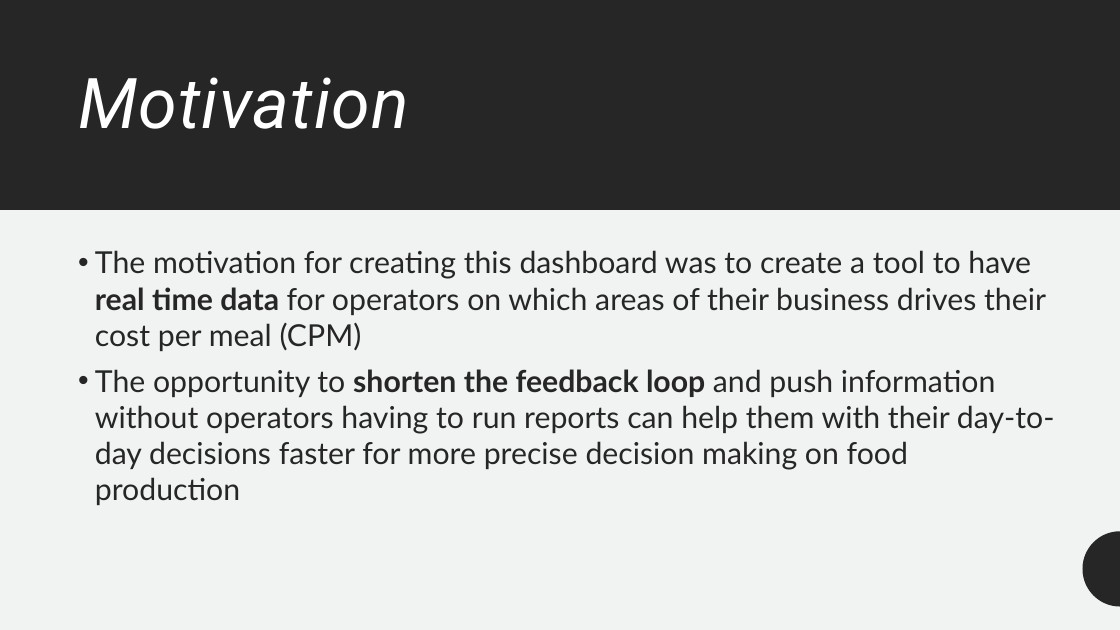
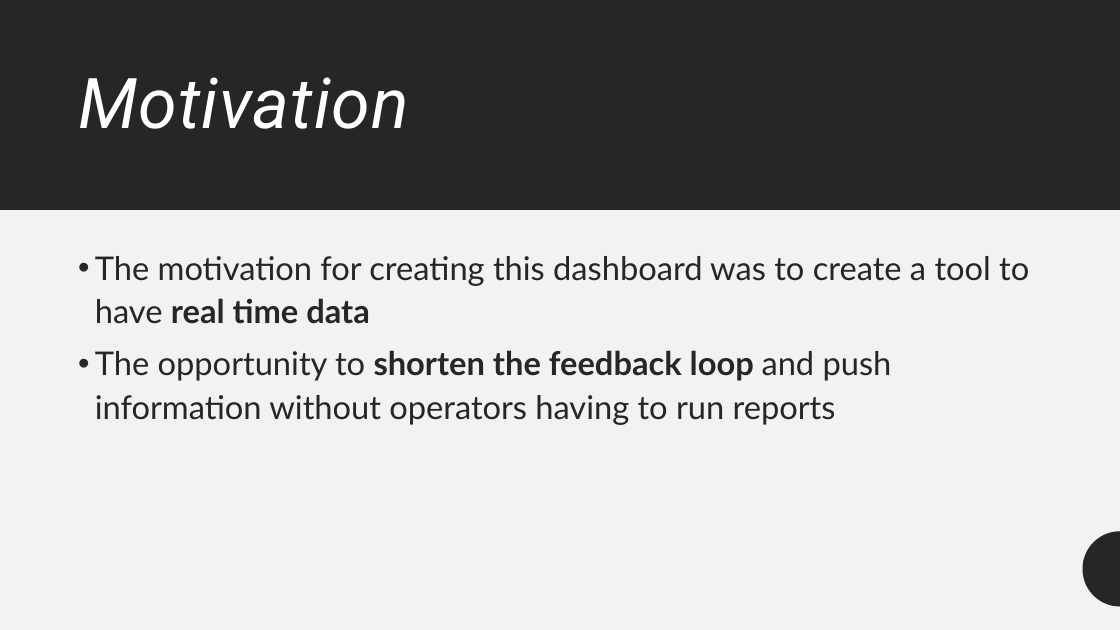
Before and after one commit to meferral/Menu_Dashboard, a slide deck: slide 7 of Capstone_Menu_Dashboard.pptx (slide 6 before the commit). Drawn at 1120x630 pixels with LibreOffice and Linux fonts; fonts in the diff are those of the drawing. Boxes give left, top, right and bottom in pixels: in the first picture for what was removed or moved away, otherwise in the second. Text is boxed around its words. In the diff, an @@ line names an element or a change of style, - is before the commit and + after.

```diff
--- a/Capstone_Menu_Dashboard.pptx
+++ b/Capstone_Menu_Dashboard.pptx
@@ text at (95,256,1029,425): text changed; size 25.9 to 28 pt @@
-• The motivation for creating this dashboard was to create a tool to have real time data for operators on which areas of their business drives their cost per meal (CPM)
-• The opportunity to shorten the feedback loop and push information without operators having to run reports can help them with their day-to-day decisions faster for more precise decision making on food production
+• The motivation for creating this dashboard was to create a tool to have real time data
+• The opportunity to shorten the feedback loop and push information without operators having to run reports
```
Also in this commit, not shown: 1 other slide changed, 1 slide added, 6 other files.
